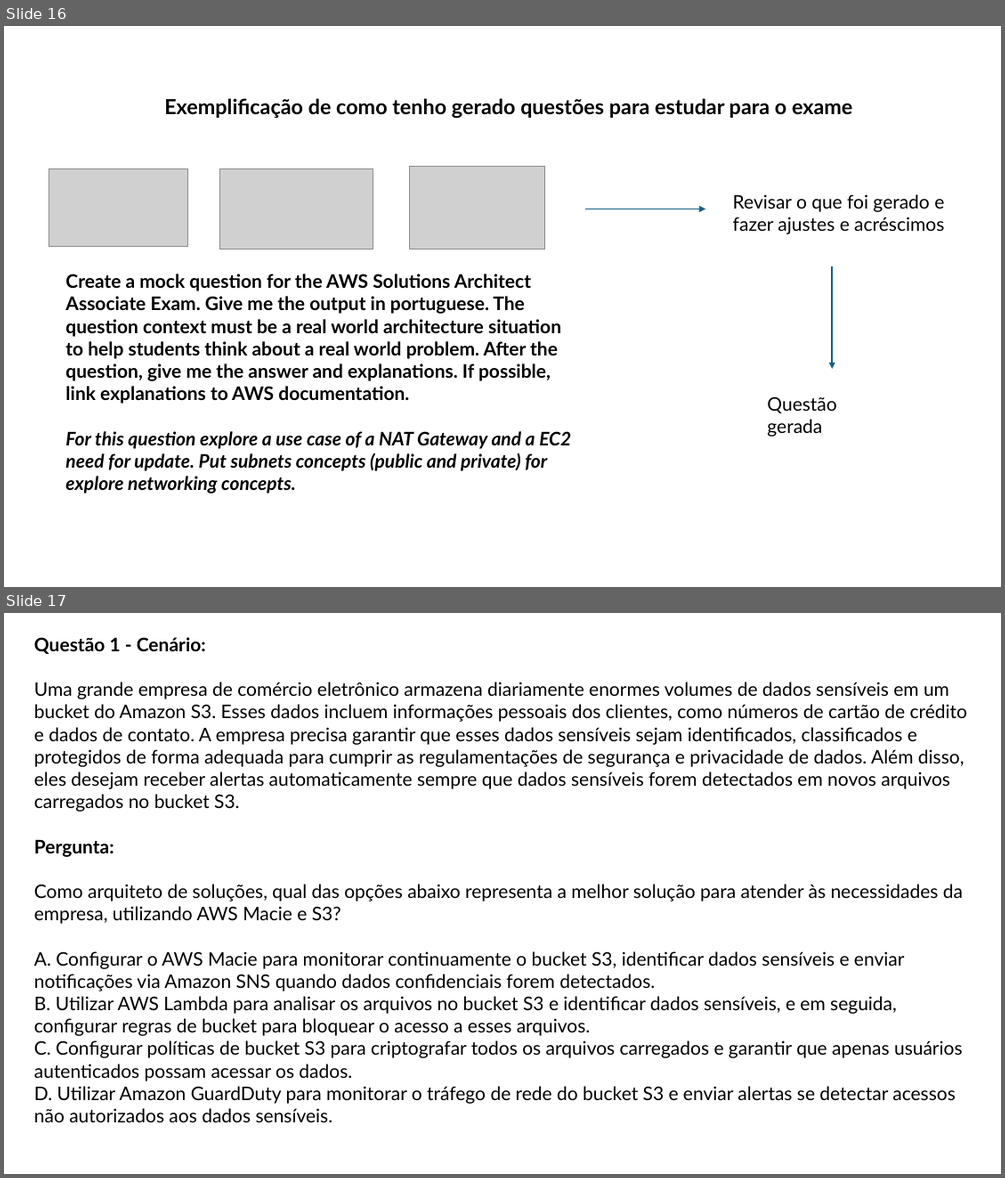
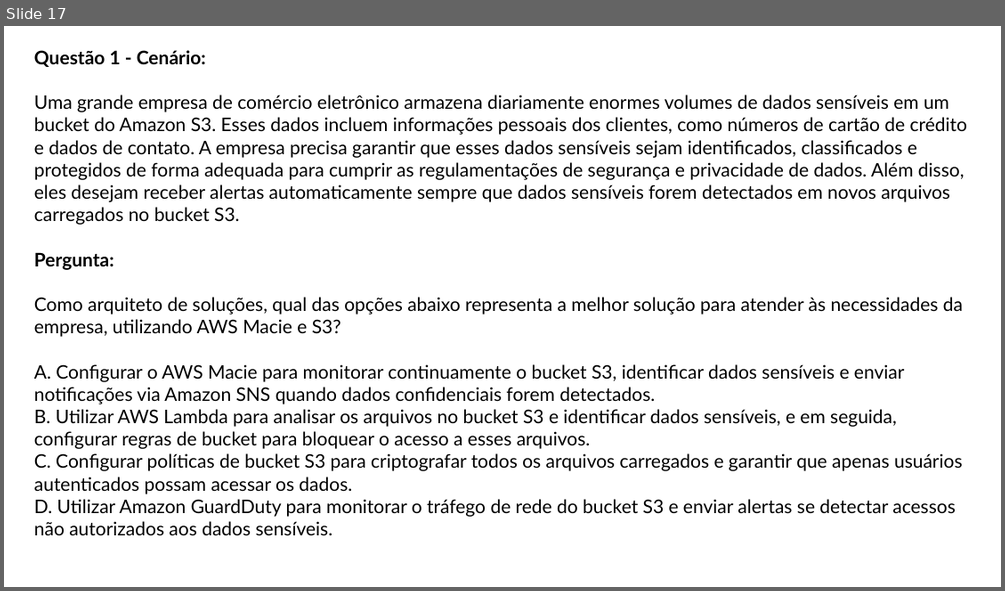
Before and after one commit to marcelomamorim/preparation-solutions-architect-associate, a slide deck: assets/slides/Semana5.pptx. Shown one above the other, each under a label of ours: slides 16 and 17 before the commit, slide 17 after it. The pictures are 1005x1178 and 1005x591 pixels, drawn with LibreOffice and Linux fonts; fonts in the diff are those of the drawing; grey boxes stand for pictures. Boxes give left, top, right and bottom in pixels: in the first picture for what was removed or moved away, otherwise in the second. Text is boxed around its words. In the diff, an @@ line names an element or a change of style, - is before the commit and + after.

```diff
--- a/assets/slides/Semana5.pptx
+++ b/assets/slides/Semana5.pptx
@@ slide 16 removed at bbox=[4, 26, 1001, 587], background #FFFFFF @@
@@ text removed at bbox=[164, 98, 852, 119] @@
-Exemplificação de como tenho gerado questões para estudar para o exame
@@ picture removed at bbox=[48, 168, 187, 247] @@
@@ picture removed at bbox=[220, 168, 373, 248] @@
@@ picture removed at bbox=[409, 167, 545, 248] @@
@@ arrow removed from (585, 209) to (705, 209) @@
@@ text removed at bbox=[733, 194, 944, 234] @@
-Revisar o que foi gerado e
-fazer ajustes e acréscimos
@@ text removed at bbox=[65, 273, 571, 493] @@
-Create a mock question for the AWS Solutions Architect Associate Exam. Give me the output in portuguese. The question context must be a real world architecture situation to help students think about a real world problem. After the question, give me the answer and explanations. If possible, link explanations to AWS documentation.
-For this question explore a use case of a NAT Gateway and a EC2 need for update. Put subnets concepts (public and private) for explore networking concepts.
@@ arrow removed from (832, 266) to (832, 369) @@
@@ text removed at bbox=[767, 396, 836, 436] @@
-Questão gerada
```
Also in this commit, not shown: 2 slides changed, 2 slides added, 1 other slide removed, 19 other files.
